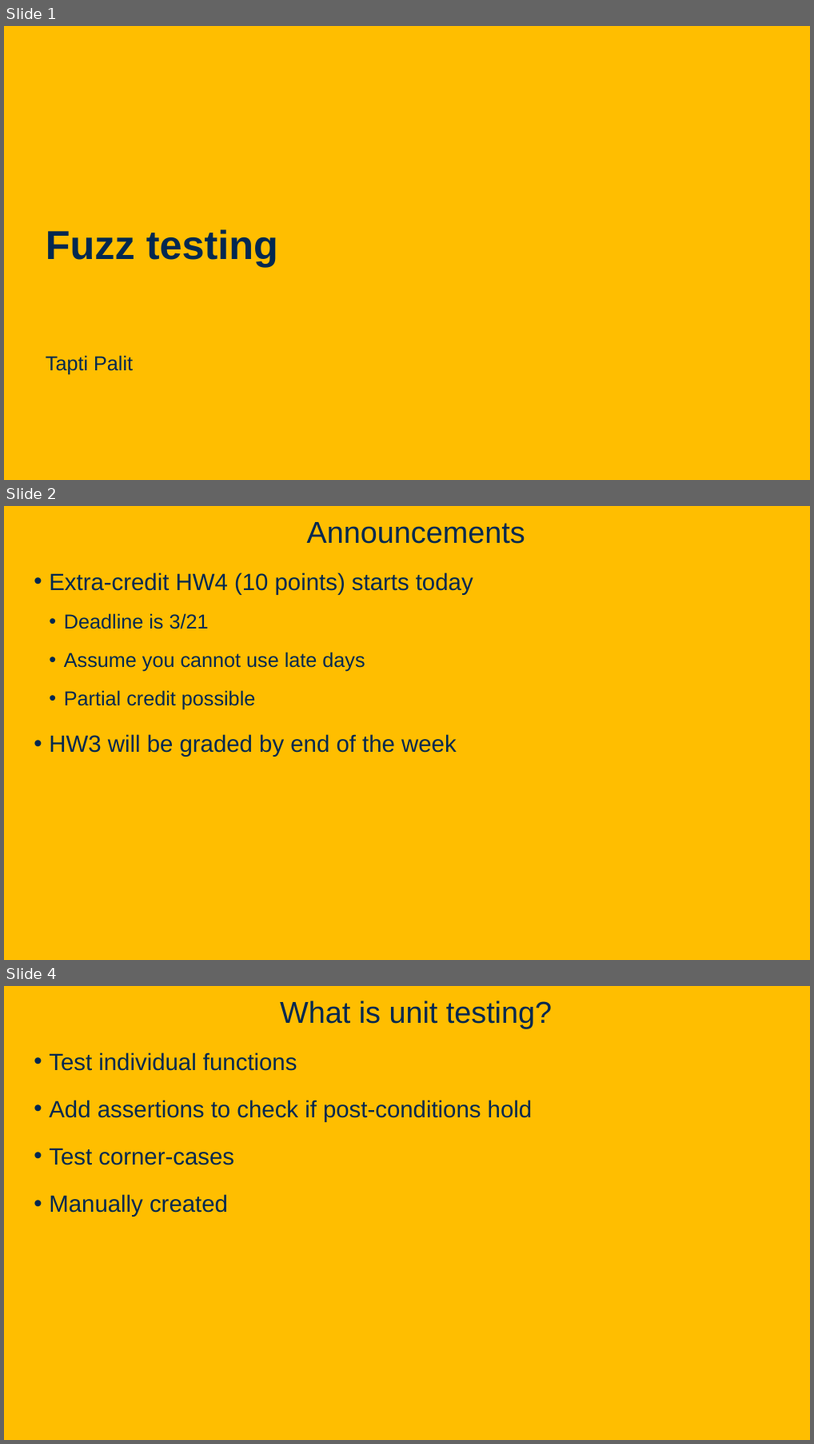
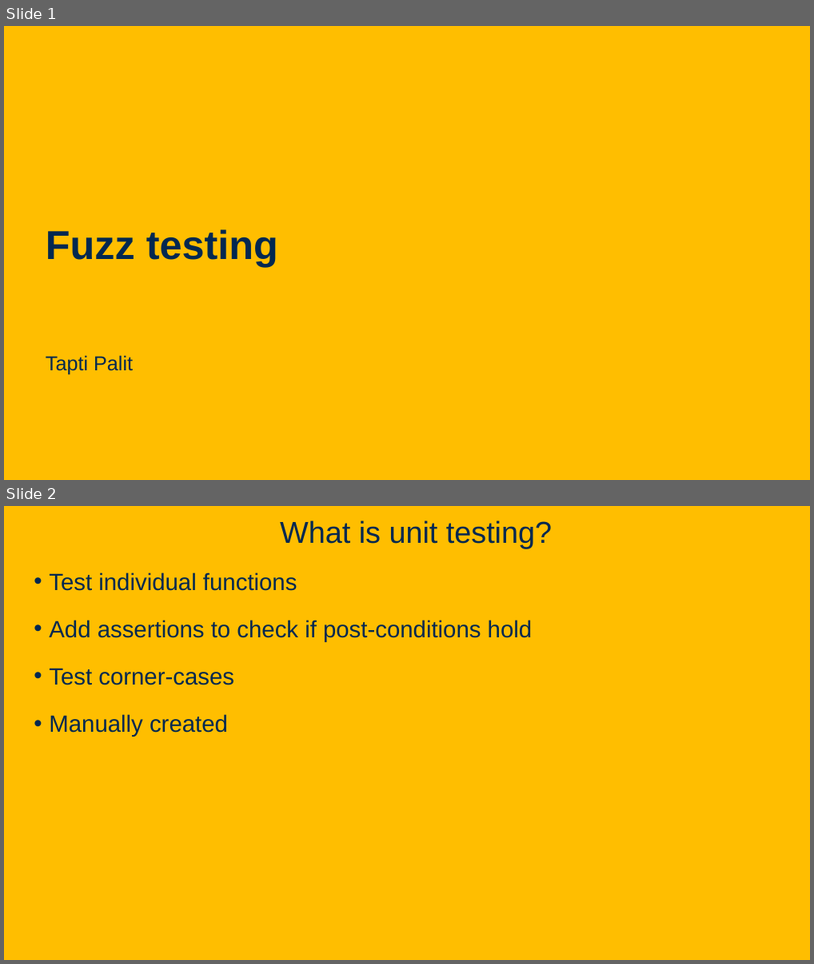
Before and after one commit to davsec-teaching/ecs160-f25, a slide deck: slides/10_fuzzing.pptx. Shown one above the other, each under a label of ours: slides 1, 2 and 4 before the commit, slides 1 and 2 after it; the slides between them are not shown. The pictures are 814x1444 and 814x964 pixels, drawn with LibreOffice and Linux fonts; fonts in the diff are those of the drawing; background and template pictures are left out. Boxes give left, top, right and bottom in pixels: in the first picture for what was removed or moved away, otherwise in the second. Text is boxed around its words. In the diff, an @@ line names an element or a change of style, - is before the commit and + after.

```diff
--- a/slides/10_fuzzing.pptx
+++ b/slides/10_fuzzing.pptx
@@ slide 2 removed at (x1=4, y1=506, x2=810, y2=960), background picture (left out) @@
@@ title removed at (x1=307, y1=522, x2=526, y2=544) @@
-Announcements
@@ text removed at (x1=49, y1=572, x2=474, y2=756) @@
-• Extra-credit HW4 (10 points) starts today
-  • Deadline is 3/21
-  • Assume you cannot use late days
-  • Partial credit possible
-• HW3 will be graded by end of the week
@@ what was slide 4 is now slide 2 @@
```
Also in this commit, not shown: 1 other slide removed, 1 other file.
